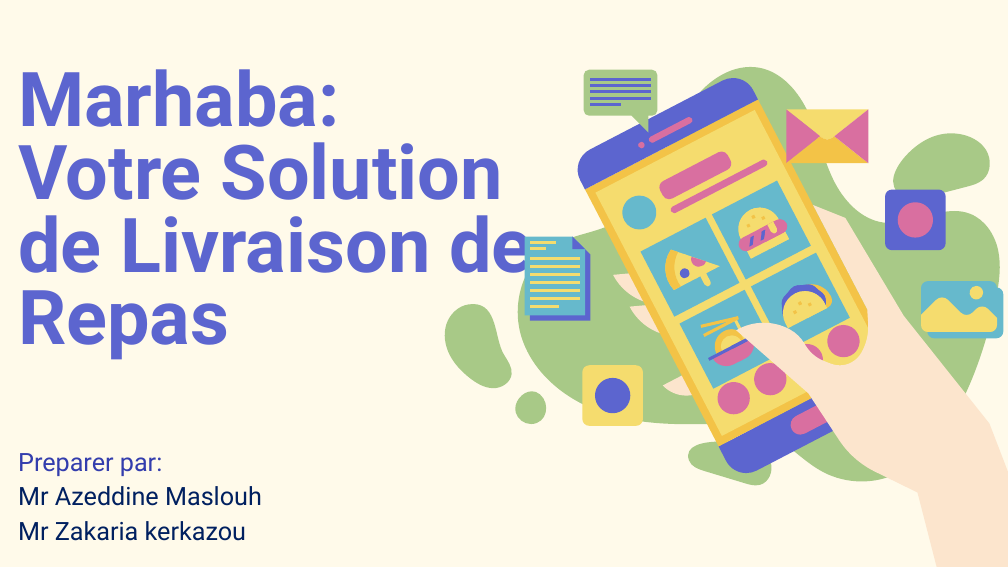
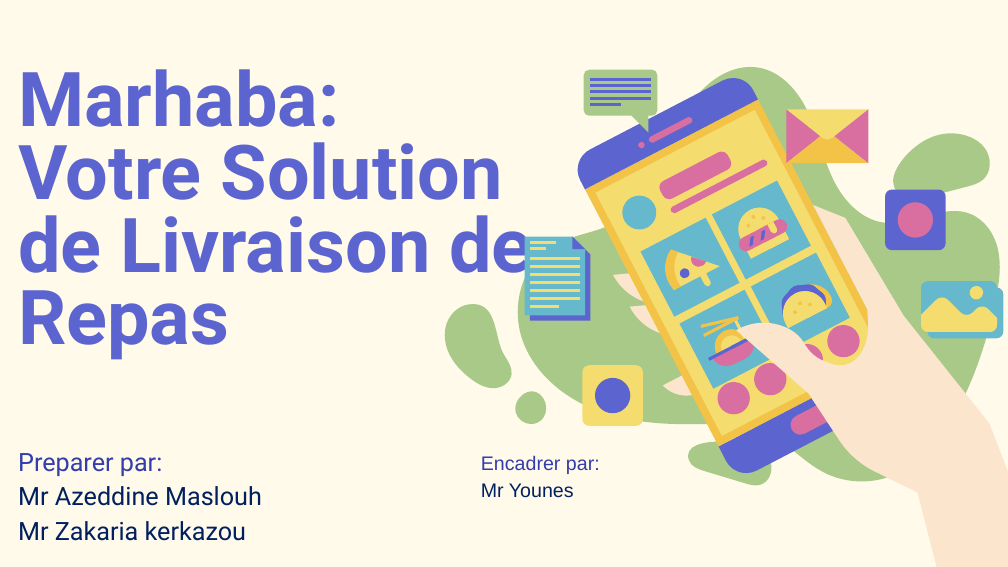
Before and after one commit to kerkazou/gestion_restauration_marhaba, a slide deck: slide 1 of Food Delivery App XL by Slidesgo.pptx. Drawn at 1008x567 pixels with LibreOffice and Linux fonts; fonts in the diff are those of the drawing. Boxes give left, top, right and bottom in pixels: in the first picture for what was removed or moved away, otherwise in the second. Text is boxed around its words. In the diff, an @@ line names an element or a change of style, - is before the commit and + after.

Commit message:
add presentation

```diff
--- a/Food Delivery App XL by Slidesgo.pptx
+++ b/Food Delivery App XL by Slidesgo.pptx
@@ text added at box(481, 455, 600, 498), 14 pt, text #333DAD @@
+Encadrer par:
+Mr Younes
```
Also in this commit, not shown: 1 other slide changed, 88 slides added, 2 slides removed, 3 other files.
